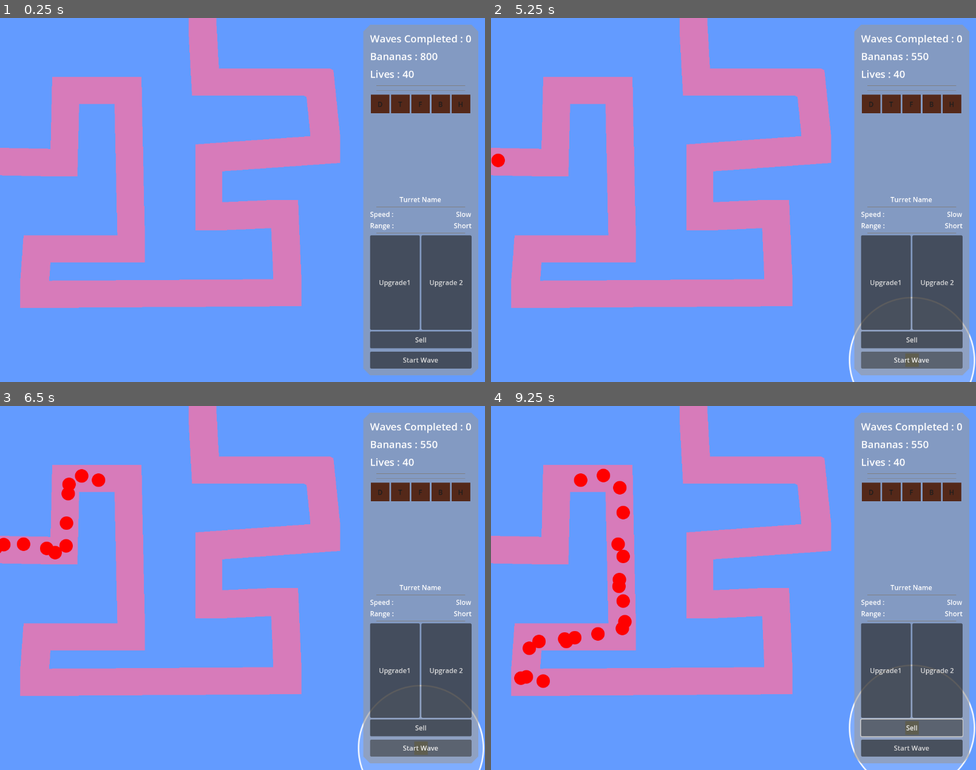
Above: before the commit, frames 1-4 (two rows, left to right).
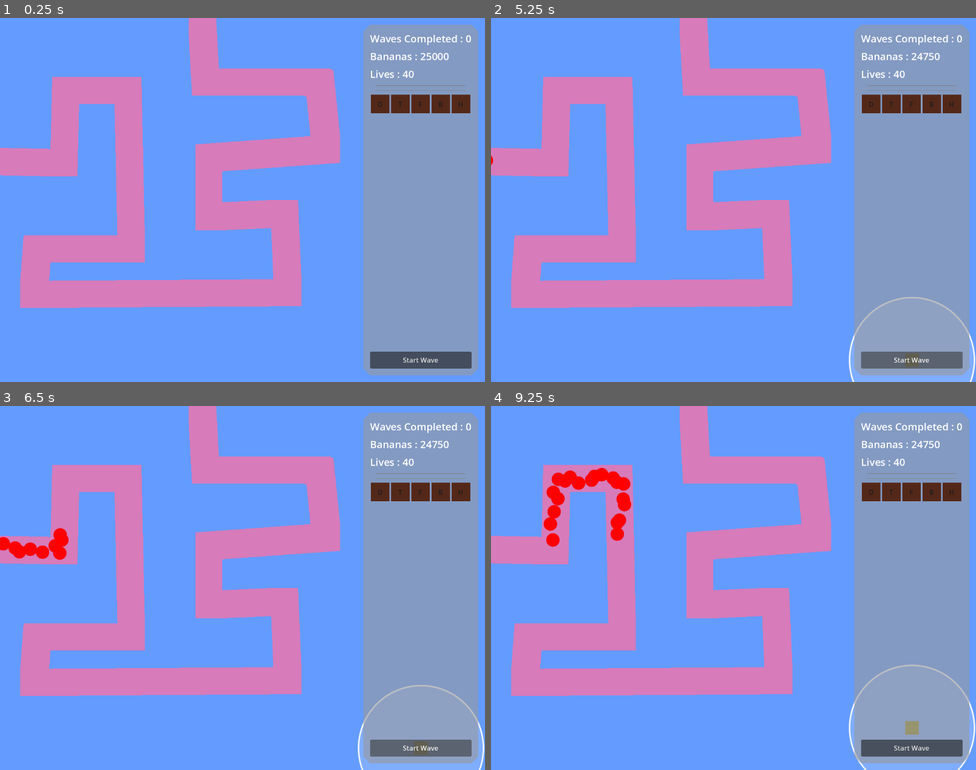
Above: after the commit, the same moments.

Repository: ZibelineDev/bloons_project
Game: Godot game, scene res://scenes/game/game.tscn
The game is run twice, just before and just after one commit, with the same random seed, the same clock (stepped at 60 frames per second) and the same inputs.
Inputs (mouse positions are in pixels of both pictures, inside the frame that each line leads up to):
- Up to frame 1 (0.25 s): no input
- Up to frame 2 (5.25 s): click "D" at 0.5 s; click "T" at 1.25 s; click (893, 105) at 2 s; click "F" at 2.75 s; click "B" at 3.5 s; click "H" at 4.25 s; click "Start Wave" at 5 s
- Up to frame 3 (6.5 s): click "Start Wave" at 5.75 s
- Up to frame 4 (9.25 s): click (883, 671) at 6.5 s, where only the run before the commit has a clickable "Upgrade1"; click (937, 671) at 7.25 s, where only the run before the commit has a clickable "Upgrade 2"; click (912, 726) at 8 s, where only the run before the commit has a clickable "Sell"; click (912, 726) at 8.75 s

The runs differ from the first frame. In frame 1, 6.7% of the frame differs, in the area x 76-98%, y 9-91%; in frame 2, 6.8%; in frame 3, 7.6%; in frame 4, 9.2%, in the area x 4-98%, y 9-91%.

Commit message:
📦⬆️ Upgrade Update Part 1

Diff:
--- a/autoloads/currency/currency.gd
+++ b/autoloads/currency/currency.gd
@@ -11,7 +11,7 @@
 
 
 func initialise() -> void :
-	currency = 800
+	currency = 25000
 
 	currency_updated.emit(currency)
 
--- a/components/balloon/balloon.gd
+++ b/components/balloon/balloon.gd
@@ -4,7 +4,7 @@
 static var scene : PackedScene = load("uid://7tgh7f8vdhwo")
 
 
-var speed : float = 300.0
+var speed : float = 75.0
 var level : int = 0
 
 
@@ -40,8 +40,8 @@
 
 func update_speed() -> void  :
 	match level :
-		0 : speed = 300.0
-		1 : speed = 325.0
+		0 : speed = 150.0
+		1 : speed = 160.0
 
 
 func pop() -> void :
--- /dev/null
+++ b/components/bullet/bullet.gd
@@ -0,0 +1,46 @@
+class_name Bullet extends Area2D
+
+
+const SCENE : String = "uid://dqnn853pecay3"
+
+
+var target : Balloon
+var direction : Vector2
+var bullet_range : float = 75.0
+var pierce : int = 0
+var speed : float = 1000.0
+
+var lifespan : float = 1.0
+
+
+static func create(_direction : Vector2, _range : float, _pierce : int = 0, _speed : float = 1000.0) -> Bullet :
+	var bullet : Bullet = (preload(SCENE) as PackedScene).instantiate()
+	bullet.direction = _direction
+	bullet.bullet_range = _range
+	bullet.pierce = _pierce
+	bullet.speed = _speed
+	return bullet
+
+
+func _physics_process(delta : float) -> void :
+	position += direction * speed * delta
+
+	bullet_range -= speed * delta
+	lifespan -= delta
+
+	if lifespan <= 0.0 or bullet_range <= 0.0 : queue_free()
+
+	scan_for_balloon()
+
+
+func scan_for_balloon() -> void :
+	var balloon_areas : Array[Area2D] = get_overlapping_areas()
+	var _target : BalloonArea2D = null
+
+	for balloon_area : BalloonArea2D in balloon_areas :
+		if _target == null or _target.get_progress_ratio() < balloon_area.get_progress_ratio() :
+			_target = balloon_area
+
+	if _target :
+		_target.hit()
+		queue_free()
--- /dev/null
+++ b/components/bullet/bullet.tscn
@@ -0,0 +1,18 @@
+[gd_scene load_steps=4 format=3 uid="uid://dqnn853pecay3"]
+
+[ext_resource type="Script" uid="uid://cg5fh56r2uv4f" path="res://components/bullet/bullet.gd" id="1_142lv"]
+[ext_resource type="Texture2D" uid="uid://xgftqxd2trj0" path="res://assets/textures/balloon_placeholder.png" id="2_j7bu3"]
+
+[sub_resource type="CircleShape2D" id="CircleShape2D_142lv"]
+radius = 16.0
+
+[node name="Bullet" type="Area2D"]
+collision_layer = 0
+collision_mask = 2
+script = ExtResource("1_142lv")
+
+[node name="CollisionShape2D" type="CollisionShape2D" parent="."]
+shape = SubResource("CircleShape2D_142lv")
+
+[node name="Sprite2D" type="Sprite2D" parent="."]
+texture = ExtResource("2_j7bu3")
--- a/components/turret/turret.gd
+++ b/components/turret/turret.gd
@@ -60,18 +60,20 @@
 		if selected_turret != null :
 			selected_turret.deselect()
 	selected_turret = self
+	TurretInfo.ref.select(self)
 	range_indicator.visible = true
 
 
 func deselect() -> void :
 	range_indicator.visible = false
 	selected_turret = null
+	TurretInfo.ref.deselect()
 
 
 static func create_ghost(type : Types) -> Turret :
 	match type :
 		Types.TACK : return TackTurret.create_this()
-		_, Types.DART : return create_this()
+		_, Types.DART : return DartTurret.create_this()
 
 
 static func create_this() -> Turret :
@@ -113,5 +115,33 @@
 			target = balloon_area
 
 	if target :
-		target.hit()
+		fire(target.balloon)
 		resource.cooldown_progress = resource.cooldown
+
+
+func fire(_target : Balloon) -> void :
+	pass
+
+
+func get_first_upgrade() -> RUpgrade :
+	return null
+
+
+func try_to_purchase_first_upgrade() -> void :
+	if resource.first_upgrade_purchased : return
+
+	if not (Currency as ACurrency).consume_currency(get_first_upgrade().cost) :
+		resource.first_upgrade_purchased = true
+		apply_first_upgrade()
+
+
+func apply_first_upgrade() -> void :
+	pass
+
+
+func get_second_upgrade() -> RUpgrade :
+	return null
+
+
+func try_to_purchase_second_upgrade() -> void :
+	pass
--- /dev/null
+++ b/components/turrets/dart/dart.gd
@@ -0,0 +1,30 @@
+class_name DartTurret extends Turret
+
+
+static var this_scene : String = "uid://c7wyccupdxmxc"
+static var this_resource : String = "uid://dtsegxyhlj16x"
+
+
+static func create_this() -> Turret :
+	var turret : Turret = (load(this_scene) as PackedScene).instantiate()
+	turret.resource = load(this_resource).duplicate()
+	turret.update_range()
+	return turret
+
+
+func fire(target : Balloon) -> void :
+	var direction : Vector2 = (target.position - position).normalized()
+	add_child(Bullet.create(direction, resource.turret_range))
+
+
+func select() -> void :
+	super()
+
+
+func get_first_upgrade() -> RUpgrade :
+	return RUpgrade.upgrades[RUpgrade.List.DART_RANGE]
+
+
+func apply_first_upgrade() -> void :
+	resource.turret_range += 50.0
+	update_range()
--- /dev/null
+++ b/components/turrets/dart/dart.tscn
@@ -0,0 +1,13 @@
+[gd_scene load_steps=4 format=3 uid="uid://c7wyccupdxmxc"]
+
+[ext_resource type="PackedScene" uid="uid://dv7ks0wr8gaga" path="res://components/turret/turret.tscn" id="1_jpew3"]
+[ext_resource type="Script" uid="uid://do1h145nrdee7" path="res://components/turrets/dart/dart.gd" id="2_f0wv1"]
+
+[sub_resource type="CircleShape2D" id="CircleShape2D_f0wv1"]
+radius = 77.1622
+
+[node name="Dart" instance=ExtResource("1_jpew3")]
+script = ExtResource("2_f0wv1")
+
+[node name="RangeAreaCollision" parent="RangeArea" index="0"]
+shape = SubResource("CircleShape2D_f0wv1")
--- a/components/turrets/tack/tack.gd
+++ b/components/turrets/tack/tack.gd
@@ -5,8 +5,33 @@
 static var this_resource : String = "uid://bs5qk4acwxdp4"
 
 
+static var directions : Array[Vector2] = [
+	Vector2.UP,
+	(Vector2.UP + Vector2.RIGHT).normalized(),
+	Vector2.RIGHT,
+	(Vector2.DOWN + Vector2.RIGHT).normalized(),
+	Vector2.DOWN,
+	(Vector2.DOWN + Vector2.LEFT).normalized(),
+	Vector2.LEFT,
+	(Vector2.UP + Vector2.LEFT).normalized(),
+]
+
+
 static func create_this() -> Turret :
 	var turret : Turret = (load(this_scene) as PackedScene).instantiate()
 	turret.resource = load(this_resource).duplicate()
 	turret.update_range()
 	return turret
+
+
+func fire(_target : Balloon) -> void :
+	for direction : Vector2 in directions :
+		add_child(Bullet.create(direction, resource.turret_range))
+
+
+func select() -> void :
+	super()
+
+
+func get_first_upgrade() -> RUpgrade :
+	return RUpgrade.upgrades[RUpgrade.List.DART_RANGE]
--- a/components/turrets/tack/tack.tscn
+++ b/components/turrets/tack/tack.tscn
@@ -1,10 +1,16 @@
-[gd_scene load_steps=3 format=3 uid="uid://cxkrlk42blgoo"]
+[gd_scene load_steps=4 format=3 uid="uid://cxkrlk42blgoo"]
 
 [ext_resource type="PackedScene" uid="uid://dv7ks0wr8gaga" path="res://components/turret/turret.tscn" id="1_k5pel"]
 [ext_resource type="Script" uid="uid://kkvnxbc85i45" path="res://components/turrets/tack/tack.gd" id="2_sda7n"]
+
+[sub_resource type="CircleShape2D" id="CircleShape2D_sda7n"]
+radius = 77.1622
 
 [node name="Tack" instance=ExtResource("1_k5pel")]
 script = ExtResource("2_sda7n")
 
 [node name="Sprite2D" parent="." index="0"]
 modulate = Color(0.778326, 1.38617e-05, 0.535474, 1)
+
+[node name="RangeAreaCollision" parent="RangeArea" index="0"]
+shape = SubResource("CircleShape2D_sda7n")
--- a/resources/turrets/tack.tres
+++ b/resources/turrets/tack.tres
@@ -9,5 +9,5 @@
 cost = 400
 cooldown = 1.0
 cooldown_progress = 0.0
-turret_range = 75.0
+turret_range = 85.0
 metadata/_custom_type_script = "uid://b1145c1qsa2tf"
--- a/resources/turrets/turret.gd
+++ b/resources/turrets/turret.gd
@@ -7,3 +7,6 @@
 @export var cooldown : float = 0.5
 @export var cooldown_progress : float = 0.0
 @export var turret_range : float = 250.0
+
+var first_upgrade_purchased : bool = false
+var second_upgrade_purchased : bool = false
--- /dev/null
+++ b/resources/upgrades/dart_range.tres
@@ -0,0 +1,11 @@
+[gd_resource type="Resource" script_class="RUpgrade" load_steps=3 format=3 uid="uid://cs3a0dadhls8h"]
+
+[ext_resource type="Script" uid="uid://diqh2nbmyf8tr" path="res://resources/upgrades/upgrade.gd" id="1_bug0h"]
+[ext_resource type="Texture2D" uid="uid://c3p8eikgvro2q" path="res://assets/textures/turret_placeholder.png" id="2_8gh1h"]
+
+[resource]
+script = ExtResource("1_bug0h")
+name = "Dart Range"
+cost = 100
+texture = ExtResource("2_8gh1h")
+metadata/_custom_type_script = "uid://diqh2nbmyf8tr"
--- /dev/null
+++ b/resources/upgrades/upgrade.gd
@@ -0,0 +1,16 @@
+class_name RUpgrade extends Resource
+
+
+enum List {
+	DART_RANGE,
+}
+
+
+static var upgrades : Dictionary[List, RUpgrade] = {
+	List.DART_RANGE : load("uid://cs3a0dadhls8h"),
+}
+
+
+@export var name : String = "⬆️ I havn't been renamed, blame the devs !"
+@export var cost : int = 0
+@export var texture : Texture2D
--- a/scenes/turret_info/turret_info.gd
+++ b/scenes/turret_info/turret_info.gd
@@ -11,14 +11,29 @@
 @onready var upgrade_1: Button = %Upgrade1
 @onready var upgrade_2: Button = %Upgrade2
 
+var turret : Turret
+
 
 func _ready() -> void :
-	pass
+	(%Upgrade1 as Button).pressed.connect(on_button_1_pressed)
+	visible = false
 
 
-func select() -> void :
+func select(_turret : Turret) -> void :
+	turret = _turret
+	var upgrade : RUpgrade = turret.get_first_upgrade()
+	(%Upgrade1 as Button).text = "%s\n%s" %[upgrade.name, upgrade.cost]
 	visible = true
 
 
 func deselect() -> void :
+	turret = null
 	visible = false
+
+
+func on_button_1_pressed() -> void :
+	turret.try_to_purchase_first_upgrade()
+
+
+func on_button_2_pressed() -> void :
+	pass
Not shown, added: components/bullet/bullet.gd.uid
Not shown: 2 places in components/turret/turret.tscn that only renumber resources
Not shown, added: components/turrets/dart/dart.gd.uid
Not shown, added: resources/upgrades/upgrade.gd.uid
